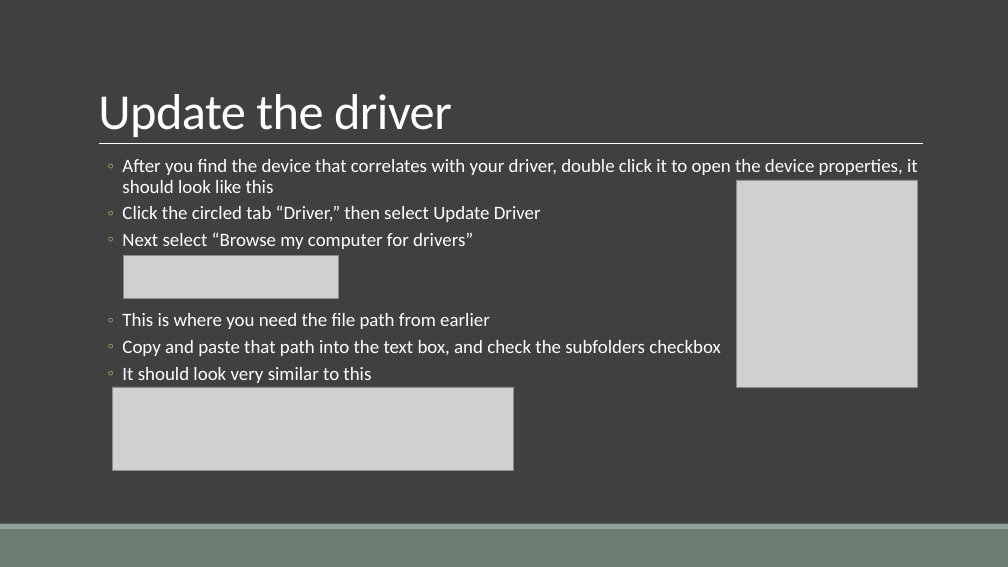
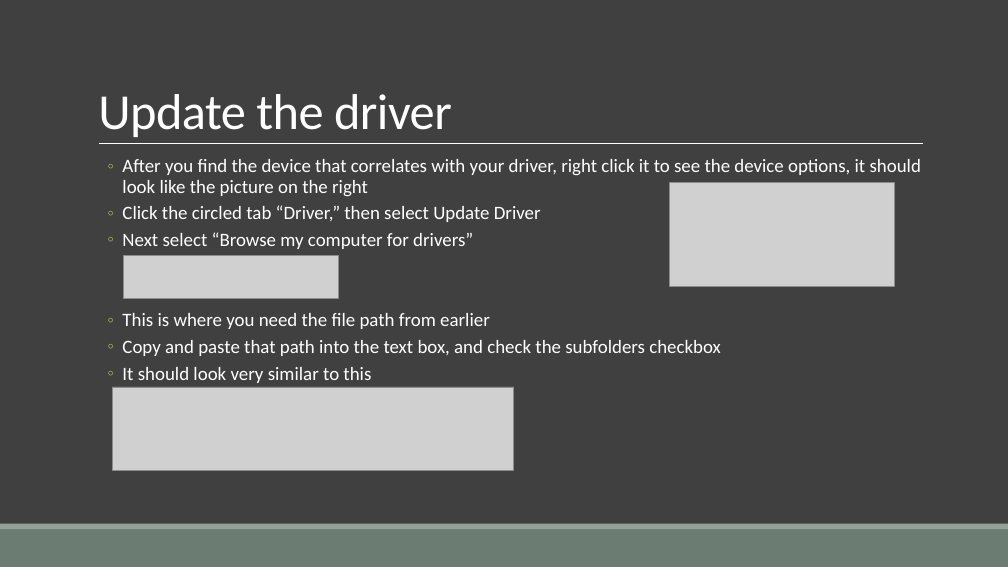
Before and after one commit to devinw5500/IT-Help-Guides, a slide deck: slide 11 of Updating drivers with DriverEasy.pptx. Drawn at 1008x567 pixels with LibreOffice and Linux fonts; fonts in the diff are those of the drawing; grey boxes stand for pictures. Boxes give left, top, right and bottom in pixels: in the first picture for what was removed or moved away, otherwise in the second. Text is boxed around its words. In the diff, an @@ line names an element or a change of style, - is before the commit and + after.

```diff
--- a/Updating drivers with DriverEasy.pptx
+++ b/Updating drivers with DriverEasy.pptx
@@ text at bbox=[122, 159, 921, 196]: text changed @@
-  ◦ After you find the device that correlates with your driver, double click it to open the device properties, it should look like this
+  ◦ After you find the device that correlates with your driver, right click it to see the device options, it should look like the picture on the right
@@ picture added at bbox=[670, 182, 895, 286] @@
@@ picture removed at bbox=[737, 180, 918, 387] @@
```
